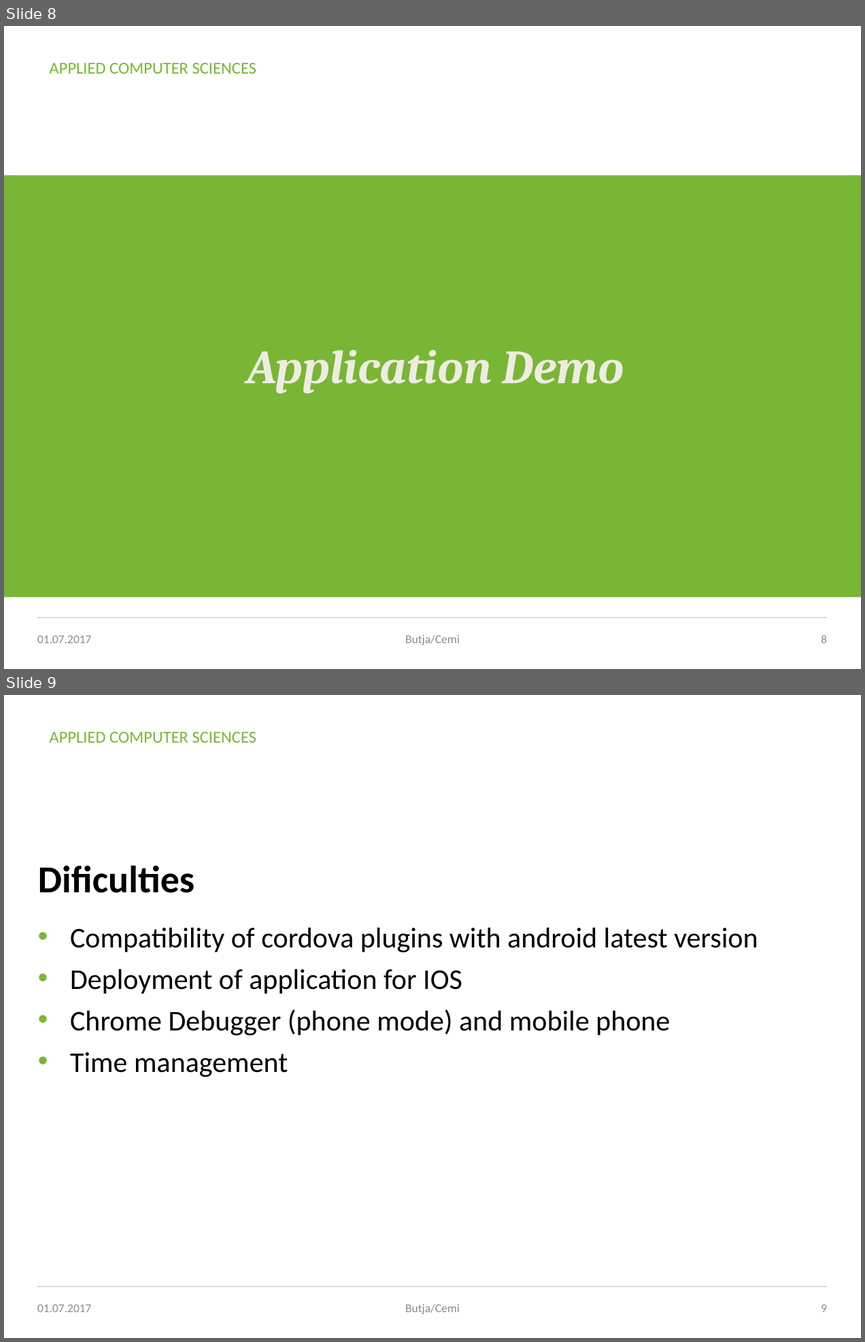
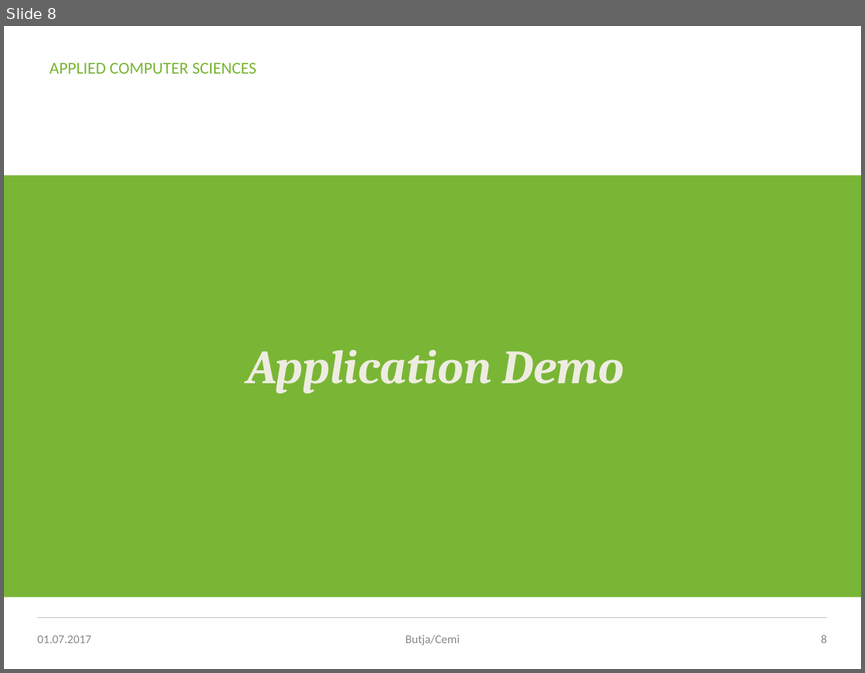
Before and after one commit to rrahel/ionic2App, a slide deck: Deliverables/HolidayChecker-Präsi.pptx. Shown one above the other, each under a label of ours: slides 8 and 9 before the commit, slide 8 after it. The pictures are 865x1342 and 865x673 pixels, drawn with LibreOffice and Linux fonts; fonts in the diff are those of the drawing; background and template pictures are left out. Boxes give left, top, right and bottom in pixels: in the first picture for what was removed or moved away, otherwise in the second. Text is boxed around its words. In the diff, an @@ line names an element or a change of style, - is before the commit and + after.

```diff
--- a/Deliverables/HolidayChecker-Präsi.pptx
+++ b/Deliverables/HolidayChecker-Präsi.pptx
@@ slide 9 removed at bbox=[4, 695, 861, 1338], background #FFFFFF; not listed: 2 template elements that a slide beside it also shows @@
@@ title removed at bbox=[38, 865, 194, 893] @@
-Dificulties
@@ text removed at bbox=[70, 927, 758, 1077] @@
-• Compatibility of cordova plugins with android latest version
-• Deployment of application for IOS
-• Chrome Debugger (phone mode) and mobile phone
-• Time management
@@ text removed at bbox=[37, 1304, 91, 1312] @@
-01.07.2017
@@ text removed at bbox=[405, 1304, 460, 1314] @@
-Butja/Cemi
@@ page number removed at bbox=[821, 1304, 827, 1312] @@
-9
```
Also in this commit, not shown: 8 other slides changed.
